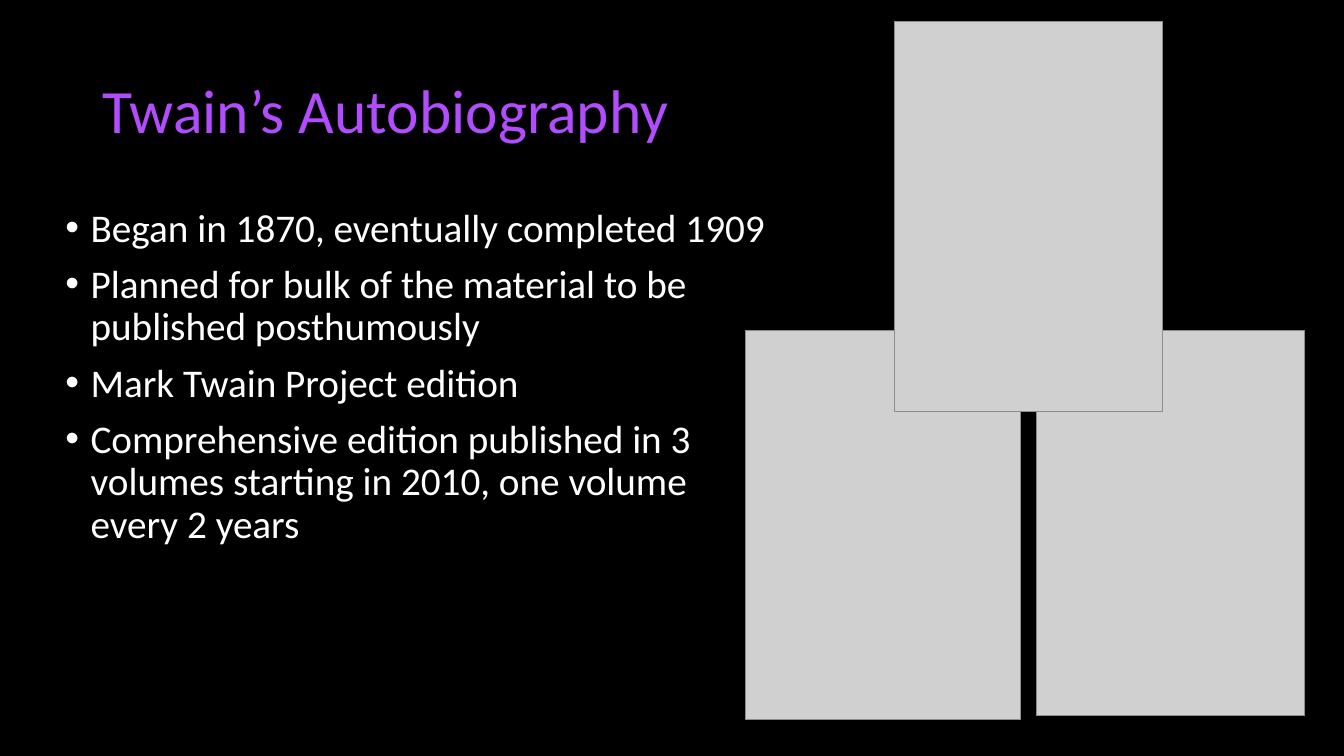
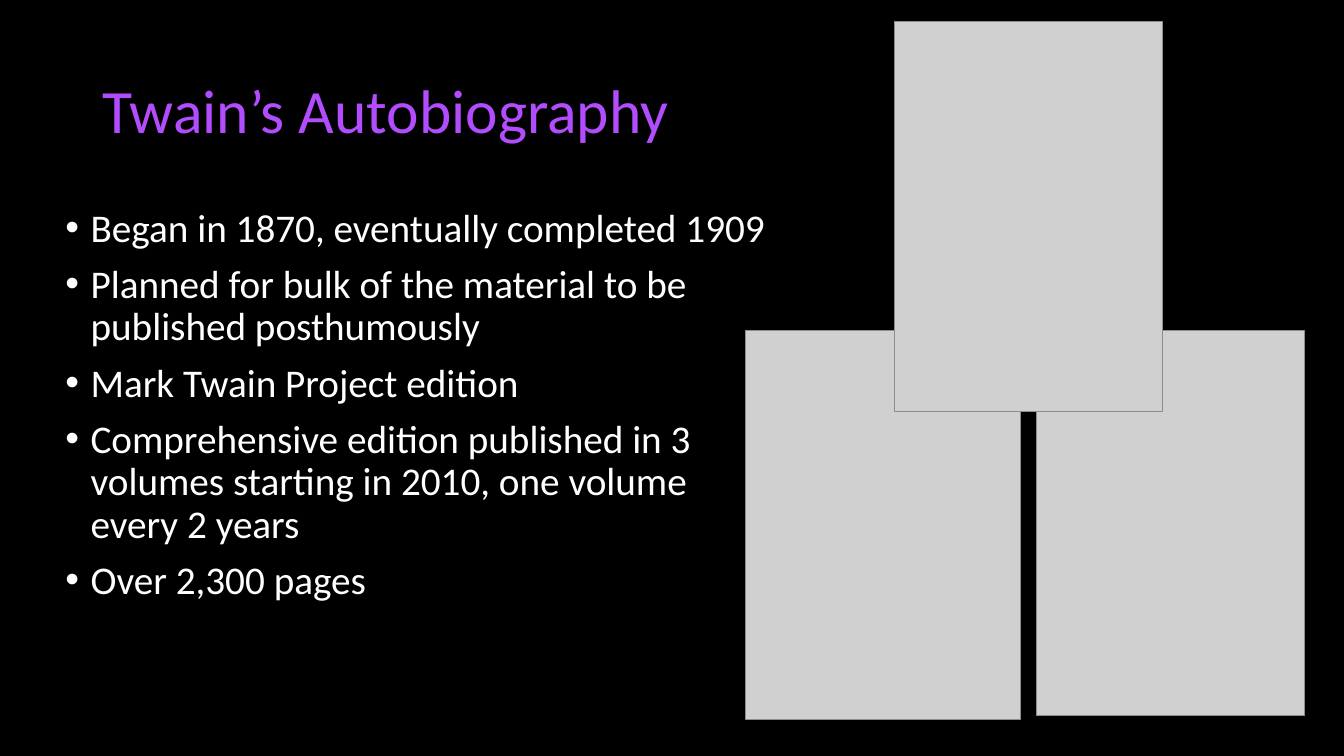
Before and after one commit to jarmoza/twain_autobio_modelquality, a slide deck: slide 2 of nyudh_summerfellowship_jonathan_armoza.pptx. Drawn at 1344x756 pixels with LibreOffice and Linux fonts; fonts in the diff are those of the drawing; grey boxes stand for pictures. Boxes give left, top, right and bottom in pixels: in the first picture for what was removed or moved away, otherwise in the second. Text is boxed around its words. In the diff, an @@ line names an element or a change of style, - is before the commit and + after.

```diff
--- a/nyudh_summerfellowship_jonathan_armoza.pptx
+++ b/nyudh_summerfellowship_jonathan_armoza.pptx
@@ text at [91,568,366,601]: paragraph added @@
+• Over 2,300 pages
```
Also in this commit, not shown: 4 other slides changed, 2 slides added, 1 slide removed.
